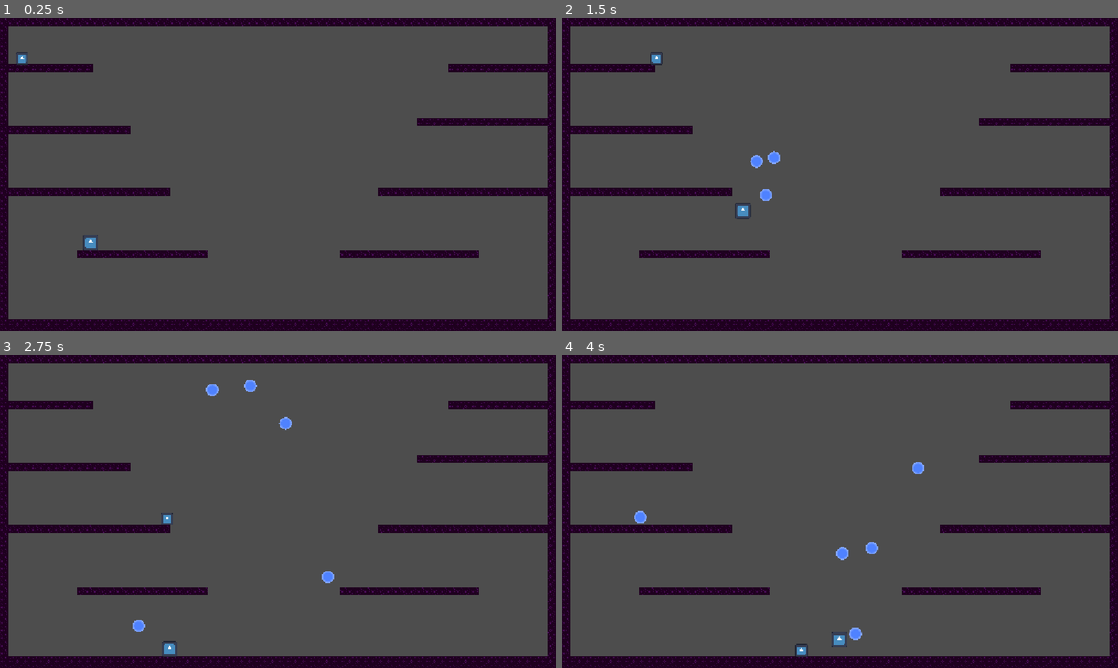
Above: before the commit, frames 1-4 (two rows, left to right).
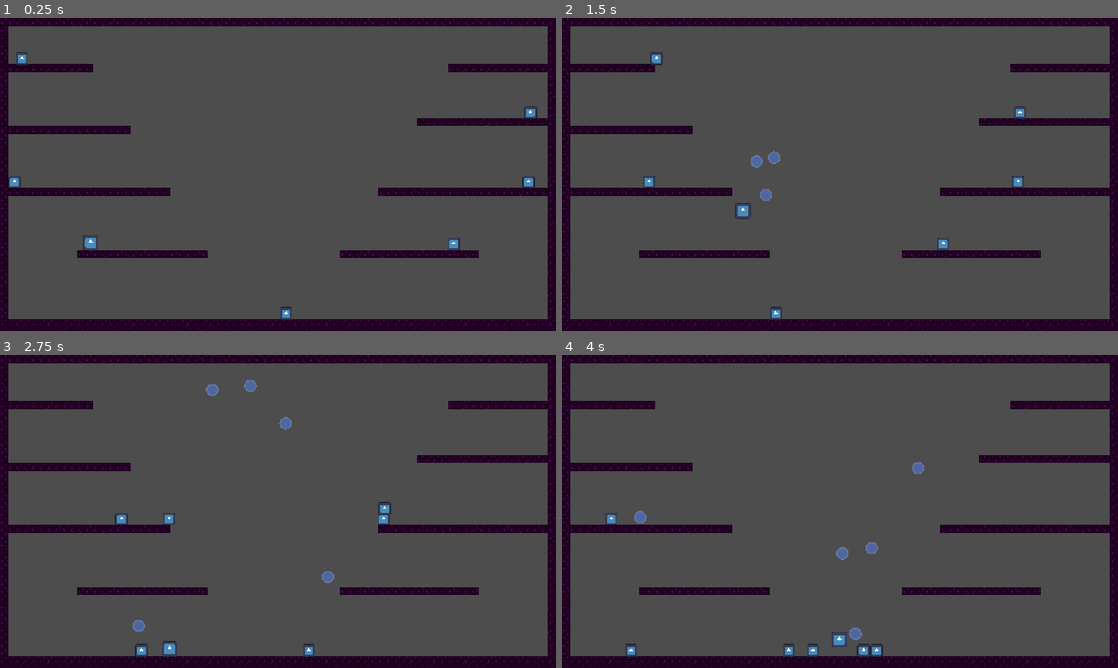
Above: after the commit, the same moments.

Repository: TitaniumTastesGood/Gedi_Practical_Exam
Game: Godot game, scene res://world.tscn
The game is run twice, just before and just after one commit, with the same random seed, the same clock (stepped at 60 frames per second) and the same inputs. The engine's default icon, where the game draws it, is replaced by a stand-in: a white triangle on a blue panel in a dark square.
Inputs:
- Up to frame 1 (0.25 s): no input
- Up to frame 2 (1.5 s): hold X (shoot) 0.53-1.28 s; hold Right (right) from 0.53 s (still down); tap Z (jump) at 0.77 s; tap X (shoot) at 1.35 s
- Up to frame 3 (2.75 s): tap Z (jump) at 1.52 s; release Right (right) at 2.03 s; hold Left (left) from 2.03 s (still down); hold X (shoot) from 2.03 s (still down)
- Up to frame 4 (4 s): release Left (left) at 2.78 s; release X (shoot) at 2.78 s; hold Right (right) from 2.78 s (still down); tap X (shoot) at 2.85 s; tap Z (jump) at 3.02, 3.77 s; hold X (shoot) from 3.53 s (still down)

The runs differ from the first frame. In frame 1, 0.3% of the frame differs, in the area x 1-97%, y 28-97%; in frame 2, 0.4%; in frame 3, 0.7%; in frame 4, 0.7%, in the area x 7-66%, y 34-97%.

Commit message:
bubble popping

Diff:
--- a/gedi-exam/bubble.gd
+++ b/gedi-exam/bubble.gd
@@ -4,6 +4,7 @@
 var has_friction = false
 var shooter
 var damage = 1
+var captured_enemy = null
 var piercing = false
 var horizontal_move = 0
 var vertical_move = 0
@@ -19,3 +20,12 @@
 
 func destroy():
 	get_tree().queue_delete(self)
+
+func pop():
+	if captured_enemy != null:
+		captured_enemy.die()
+	destroy()
+
+func _on_body_entered(body):
+	if body.name == "JohnBubble":
+		pop()
--- a/gedi-exam/bubble.tscn
+++ b/gedi-exam/bubble.tscn
@@ -12,8 +12,11 @@
 script = ExtResource("1_y2db8")
 
 [node name="Sprite2D" type="Sprite2D" parent="." unique_id=1653341573]
+modulate = Color(1, 1, 1, 0.4745098)
 scale = Vector2(0.2, 0.2)
 texture = ExtResource("2_4a276")
 
 [node name="CollisionShape2D" type="CollisionShape2D" parent="." unique_id=1651253835]
 shape = SubResource("CircleShape2D_vao7y")
+
+[connection signal="body_entered" from="." to="." method="_on_body_entered"]
--- a/gedi-exam/enemy.gd
+++ b/gedi-exam/enemy.gd
@@ -4,6 +4,7 @@
 var player
 var deals_contact_damage = true
 var score_value = 100
+var capturing_bubble
 
 func _ready():
 	player = $/root/World/JohnBubble
@@ -13,10 +14,17 @@
 	super()
 	#get_node("/root/GameManager").gain_score(score_value)
 
+func trapped(bubble):
+	capturing_bubble = bubble
+	bubble.captured_enemy = self
+
 func _on_hitbox_area_entered(area):
-	print(area)
 	if "shooter" in area:
 		if area.shooter == player:
-			take_damage(area.damage)
-			if !area.piercing:
-				area.destroy()
+			trapped(area)
+
+func _physics_process(_delta):
+	if capturing_bubble == null:
+		super(_delta)
+	else:
+		position = capturing_bubble.position
--- a/gedi-exam/level_1.tscn
+++ b/gedi-exam/level_1.tscn
@@ -139,3 +139,23 @@
 [node name="Enemy_Spawner_1" type="Node2D" parent="Spawners" unique_id=1387100134]
 position = Vector2(32, 86)
 script = ExtResource("3_hn12h")
+
+[node name="Enemy_Spawner_2" type="Node2D" parent="Spawners" unique_id=1970866579]
+position = Vector2(1121, 342)
+script = ExtResource("3_hn12h")
+
+[node name="Enemy_Spawner_3" type="Node2D" parent="Spawners" unique_id=841576196]
+position = Vector2(1125, 196)
+script = ExtResource("3_hn12h")
+
+[node name="Enemy_Spawner_4" type="Node2D" parent="Spawners" unique_id=1091551381]
+position = Vector2(619, 612)
+script = ExtResource("3_hn12h")
+
+[node name="Enemy_Spawner_5" type="Node2D" parent="Spawners" unique_id=1161434807]
+position = Vector2(966, 464)
+script = ExtResource("3_hn12h")
+
+[node name="Enemy_Spawner_6" type="Node2D" parent="Spawners" unique_id=1401077904]
+position = Vector2(47, 337)
+script = ExtResource("3_hn12h")
--- a/gedi-exam/player.gd
+++ b/gedi-exam/player.gd
@@ -71,6 +71,7 @@
 				area.destroy()
 
 func _on_hitbox_body_entered(body):
+	print(body)
 	if body == self:
 		return
 	if "deals_contact_damage" in body:
--- a/gedi-exam/walker_enemy.tscn
+++ b/gedi-exam/walker_enemy.tscn
@@ -20,6 +20,8 @@
 shape = SubResource("RectangleShape2D_vao7y")
 
 [node name="Hitbox" type="Area2D" parent="." unique_id=1859208122]
+collision_layer = 3
+collision_mask = 3
 
 [node name="CollisionShape2D" type="CollisionShape2D" parent="Hitbox" unique_id=2012569823]
 position = Vector2(0, 1)
